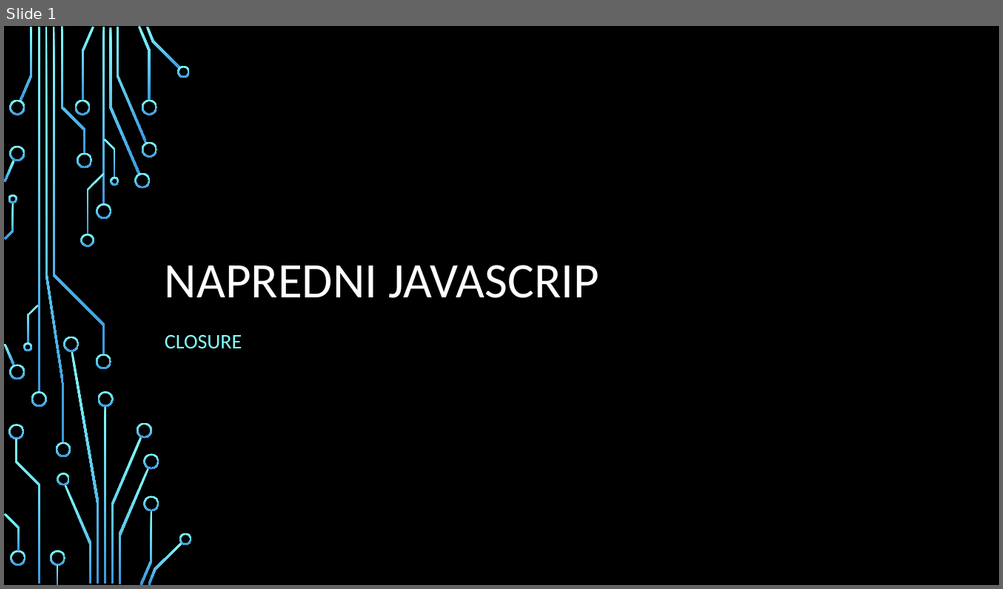
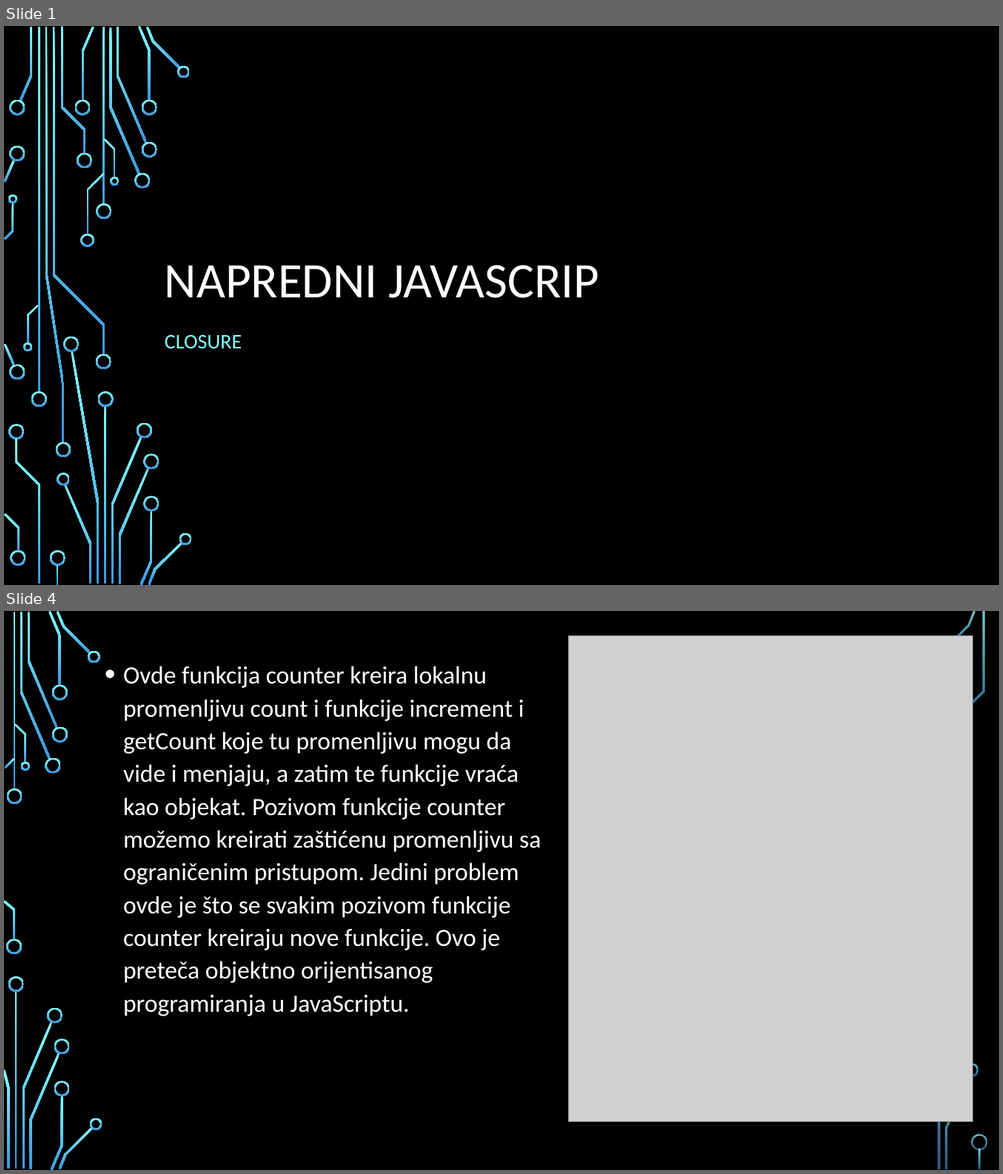
Before and after one commit to MihajloMilojevic/Sekcija, a slide deck: JavaScript/Napredno/prezentacije/16. Closure.pptx. Shown one above the other, each under a label of ours: slide 1 before the commit, slides 1 and 4 after it; the slides between them are not shown. The pictures are 1003x589 and 1003x1174 pixels, drawn with LibreOffice and Linux fonts; fonts in the diff are those of the drawing; grey boxes stand for pictures; background and template pictures are left out. Boxes give left, top, right and bottom in pixels: in the first picture for what was removed or moved away, otherwise in the second. Text is boxed around its words. In the diff, an @@ line names an element or a change of style, - is before the commit and + after.

```diff
--- a/JavaScript/Napredno/prezentacije/16. Closure.pptx
+++ b/JavaScript/Napredno/prezentacije/16. Closure.pptx
@@ slide 4 added at (x1=4, y1=611, x2=999, y2=1170), background picture (left out) @@
@@ picture added at (x1=568, y1=635, x2=973, y2=1122) @@
@@ text added at (x1=123, y1=666, x2=540, y2=1017), 24 pt, text #FFFFFF @@
+• Ovde funkcija counter kreira lokalnu promenljivu count i funkcije increment i getCount koje tu promenljivu mogu da vide i menjaju, a zatim te funkcije vraća kao objekat. Pozivom funkcije counter možemo kreirati zaštićenu promenljivu sa ograničenim pristupom. Jedini problem ovde je što se svakim pozivom funkcije counter kreiraju nove funkcije. Ovo je preteča objektno orijentisanog programiranja u JavaScriptu.
@@ group added at (x1=4, y1=611, x2=987, y2=1170): 30 freeform shapes, 3 rectangles @@
```
Also in this commit, not shown: 1 slide changed, 1 other slide added.
